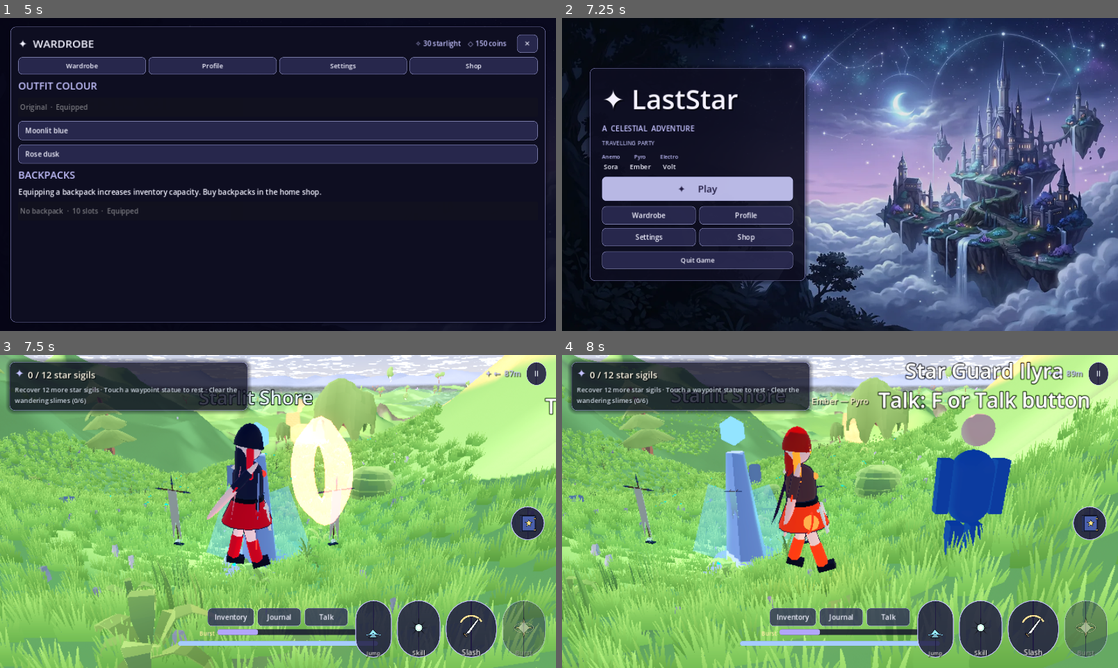
Above: before the commit, frames 1-4 (two rows, left to right).
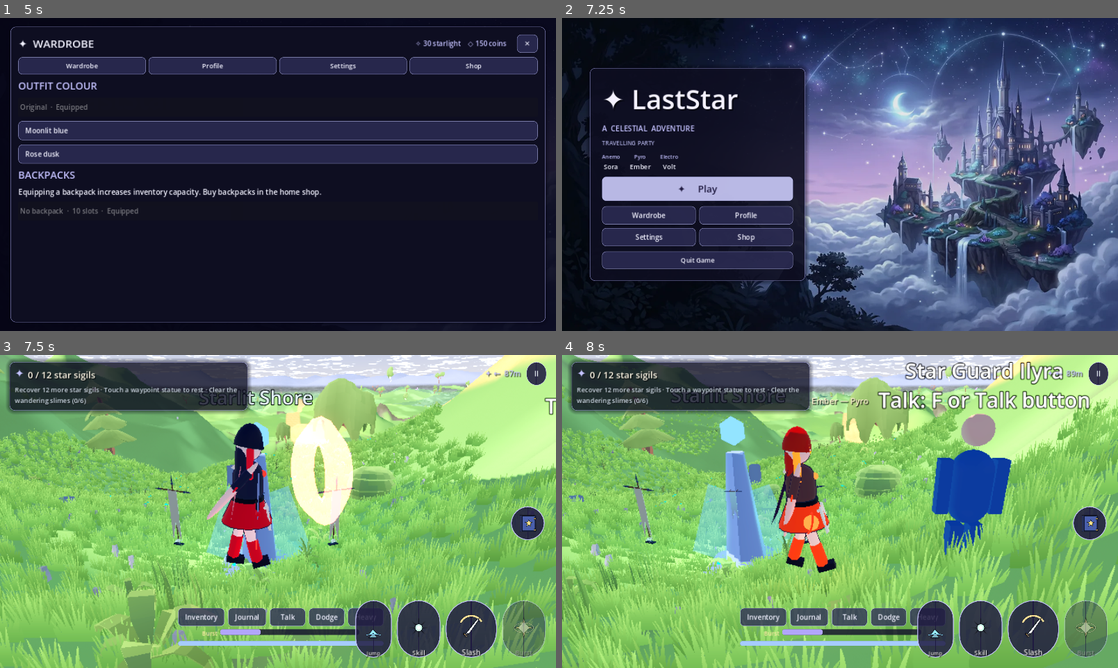
Above: after the commit, the same moments.

Repository: Endiq-jar/LastStar
Game: Godot game, scene res://scenes/main_menu.tscn
Same seed, same stepped clock (60 frames per second), same inputs: the game is played once before the commit and once after it.
Inputs (mouse positions are in pixels of both pictures, inside the frame that each line leads up to):
- Up to frame 1 (5 s): click "Wardrobe" at 0.5 s; click "Profile" at 1.25 s; click "Settings" at 2 s; click "Shop" at 2.75 s; click "✦ Play" at 3.5 s; click "✦ Play" at 4.25 s
- Up to frame 2 (7.25 s): click "✕" at 5 s; tap Enter at 5.75 s; move the mouse to (962, 158) at 5.77 s; press the mouse at (962, 158) at 5.78 s; hold D (move_right) 5.78-6.5 s; tap Space (jump) at 6.02, 6.32, 6.5 s; tap Q (burst) at 6.05 s; release the mouse at (962, 158) at 6.5 s; drag from (728, 190) to (812, 237) at 6.52 s
- Up to frame 3 (7.5 s): tap Enter at 7.25 s; move the mouse to (333, 442) at 7.27 s; hold D (move_right) from 7.28 s (still down); hold F (interact) from 7.28 s (still down); click (333, 442) at 7.42 s
- Up to frame 4 (8 s): keep holding D (move_right); keep holding F (interact); tap T (party_next) at 7.55 s

Frames 1-2 are identical in both runs. In frame 3, 1.0% of the frame differs, in the area x 32-69%, y 80-93%; in frame 4, 1.0%.

Commit message:
Add controller bindings, dodge and heavy combat
Co-authored-by: arena-agent <297053741+arena-agent@users.noreply.github.com>

Diff:
--- a/scripts/adventure_menu.gd
+++ b/scripts/adventure_menu.gd
@@ -16,6 +16,8 @@
 var _selected_item := ""
 var _sort_alphabetical := false
 var _binding_action := ""
+var _close_button: Button
+var _wander_slot := 0
 const ITEM_ICONS := {
 	"Potion": preload("res://icons/items/potion.svg"),
 	"Moonstone": preload("res://icons/items/moonstone.svg"),
@@ -69,6 +71,7 @@
 	UI.button(close)
 	close.pressed.connect(close_menu)
 	bar.add_child(close)
+	_close_button = close
 	var tabs: Array = HOME_TABS if home_mode else GAME_TABS
 	var rows := 1 if home_mode else 2
 	for row_index in range(rows):
@@ -104,6 +107,7 @@
 	if not home_mode:
 		Game.set_paused(true)
 	_refresh()
+	_close_button.grab_focus()
 
 
 func close_menu() -> void:
@@ -375,7 +379,8 @@
 			_slider(bus, value, 0.0, 1.0, _set_bus.bind(bus))
 	_line("CONTROLS", 23, UI.ACCENT)
 	_slider("Camera sensitivity", Game.camera_sensitivity, 0.25, 2.0, Game.set_sensitivity)
-	_line("Select a keyboard action, then press a key. Escape cancels. Touch controls remain available.")
+	_line("Controller: left stick move · right stick look · A jump · B dodge · X attack · Y skill · shoulders sprint/burst · D-pad up talk, down heavy, right switch, left spell 1 · triggers spells 2–3 · stick clicks spells 4–5 · Start pause · Back journal.")
+	_line("Keyboard: 1–5 cast Wander slots. Select an action below, then press a key. Escape cancels. Touch controls remain available.")
 	if _binding_action != "":
 		_line("Press a key for %s (Escape cancels)" % _binding_action.replace("_", " "), 17, UI.ACCENT)
 	for action in Game.REBIND_ACTIONS:
@@ -488,7 +493,24 @@
 	_line("✦  Recover twelve sigils and discover the landmarks of the valley.")
 	_line("Visit Star Guard Ilyra at the starting shore to begin the first playable story quests.")
 	if Game.wander != null:
-		_line("WANDER MASTERY", 18, UI.ACCENT)
+		_line("WANDER MASTERY & EQUIPMENT", 18, UI.ACCENT)
+		var equipped := Game.wander.equipped_at(_wander_slot)
+		var equipped_name: String = str(Game.wander.spell(equipped).get("name", "Empty"))
+		_action("Slot %d: %s · choose another slot" % [_wander_slot + 1, equipped_name], _cycle_wander_slot)
+		_action("Clear this spell slot", _equip_wander.bind(""), equipped != "")
 		for id in Game.wander.CATALOGUE:
 			if Game.wander.known(id):
-				_line("%s · Level %d / 30" % [Game.wander.spell(id)["name"], Game.wander.level_of(id)])
+				_action("%s · Level %d / 30 · equip in slot %d" % [Game.wander.spell(id)["name"], Game.wander.level_of(id), _wander_slot + 1], _equip_wander.bind(id))
+
+
+func _cycle_wander_slot() -> void:
+	_wander_slot = (_wander_slot + 1) % 5
+	_refresh()
+
+
+func _equip_wander(id: String) -> void:
+	if Game.wander != null and Game.wander.set_slot(_wander_slot, id):
+		_status = "Spell slot updated."
+	else:
+		_status = "Unable to equip spell."
+	_refresh()
--- a/scripts/game_state.gd
+++ b/scripts/game_state.gd
@@ -157,7 +157,7 @@
 var wander_slots: Array = []
 var outfit_style := 0
 var camera_sensitivity := 1.0
-const REBIND_ACTIONS := ["move_forward", "move_back", "move_left", "move_right", "jump", "sprint", "skill", "burst", "party_next"]
+const REBIND_ACTIONS := ["move_forward", "move_back", "move_left", "move_right", "jump", "sprint", "skill", "burst", "party_next", "dodge", "heavy_attack"]
 var _default_keys: Dictionary = {}
 var dropped_items: Dictionary = {}
 var next_drop_id := 1
@@ -171,6 +171,7 @@
 func _ready() -> void:
 	process_mode = Node.PROCESS_MODE_ALWAYS
 	load_quality()
+	_setup_game_controls()
 	_setup_settings()
 	reset_run()
 	load_collection()
@@ -636,6 +637,46 @@
 	return item
 
 
+func _setup_game_controls() -> void:
+	# Add defaults without replacing keyboard/mouse bindings from the project.
+	# Runtime setup works on desktop and Android Godot controller mappings.
+	_add_key_default("dodge", KEY_C)
+	_add_key_default("heavy_attack", KEY_R)
+	_add_key_default("journal", KEY_J)
+	for i in range(5):
+		_add_key_default("spell_%d" % (i + 1), KEY_1 + i)
+	var buttons := {
+		"jump": JOY_BUTTON_A, "dodge": JOY_BUTTON_B,
+		"attack": JOY_BUTTON_X, "skill": JOY_BUTTON_Y,
+		"sprint": JOY_BUTTON_LEFT_SHOULDER, "burst": JOY_BUTTON_RIGHT_SHOULDER,
+		"pause": JOY_BUTTON_START, "journal": JOY_BUTTON_BACK,
+		"interact": JOY_BUTTON_DPAD_UP, "party_next": JOY_BUTTON_DPAD_RIGHT,
+		"heavy_attack": JOY_BUTTON_DPAD_DOWN,
+		"spell_1": JOY_BUTTON_DPAD_LEFT,
+		"spell_4": JOY_BUTTON_RIGHT_STICK, "spell_5": JOY_BUTTON_LEFT_STICK,
+	}
+	for action in buttons:
+		var button := InputEventJoypadButton.new()
+		button.button_index = buttons[action]
+		if not InputMap.action_has_event(action, button):
+			InputMap.action_add_event(action, button)
+	for binding in [["move_left", JOY_AXIS_LEFT_X, -1.0], ["move_right", JOY_AXIS_LEFT_X, 1.0], ["move_forward", JOY_AXIS_LEFT_Y, -1.0], ["move_back", JOY_AXIS_LEFT_Y, 1.0], ["spell_2", JOY_AXIS_TRIGGER_RIGHT, 1.0], ["spell_3", JOY_AXIS_TRIGGER_LEFT, 1.0]]:
+		var axis := InputEventJoypadMotion.new()
+		axis.axis = binding[1]
+		axis.axis_value = binding[2]
+		if not InputMap.action_has_event(binding[0], axis):
+			InputMap.action_add_event(binding[0], axis)
+
+
+func _add_key_default(action: String, key: int) -> void:
+	if not InputMap.has_action(action):
+		InputMap.add_action(action, 0.25)
+	var event := InputEventKey.new()
+	event.physical_keycode = key as Key
+	if not InputMap.action_has_event(action, event):
+		InputMap.action_add_event(action, event)
+
+
 func _setup_settings() -> void:
 	for bus in ["Ambience", "SFX"]:
 		if AudioServer.get_bus_index(bus) < 0:
--- a/scripts/hud.gd
+++ b/scripts/hud.gd
@@ -171,7 +171,7 @@
 		var button := Button.new()
 		button.name = entry[0] + "Button"
 		button.text = entry[0]
-		button.custom_minimum_size = Vector2(100, 42)
+		button.custom_minimum_size = Vector2(82, 42)
 		UI.button(button)
 		button.pressed.connect(_open_adventure.bind(entry[1]))
 		navigation.add_child(button)
@@ -179,10 +179,24 @@
 	var talk := Button.new()
 	talk.name = "TalkButton"
 	talk.text = "Talk"
-	talk.custom_minimum_size = Vector2(100, 42)
+	talk.custom_minimum_size = Vector2(82, 42)
 	UI.button(talk)
 	talk.pressed.connect(_talk_to_guard)
 	navigation.add_child(talk)
+	var dodge := Button.new()
+	dodge.name = "DodgeButton"
+	dodge.text = "Dodge"
+	dodge.custom_minimum_size = Vector2(82, 42)
+	UI.button(dodge)
+	dodge.pressed.connect(func(): _emit_action("dodge"))
+	navigation.add_child(dodge)
+	var heavy := Button.new()
+	heavy.name = "HeavyButton"
+	heavy.text = "Heavy"
+	heavy.custom_minimum_size = Vector2(82, 42)
+	UI.button(heavy)
+	heavy.pressed.connect(func(): _emit_action("heavy_attack"))
+	navigation.add_child(heavy)
 
 	var energy_row := HBoxContainer.new()
 	energy_row.add_theme_constant_override("separation", 8)
@@ -302,7 +316,7 @@
 	to_menu.pressed.connect(func(): Game.quit_to_menu())
 	pv.add_child(to_menu)
 	var hint := Label.new()
-	hint.text = "WASD · Shift sprint · Space jump/glide\nLMB attack · E skill · Q burst · T switch"
+	hint.text = "WASD · Shift sprint · Space jump/glide · C dodge\nLMB attack · R heavy · E skill · Q burst · 1–5 spells"
 	hint.horizontal_alignment = HORIZONTAL_ALIGNMENT_CENTER
 	hint.add_theme_font_size_override("font_size", 13)
 	hint.add_theme_color_override("font_color", Color(0.7, 0.8, 0.9, 0.85))
@@ -496,7 +510,7 @@
 		_talk_to_guard()
 		get_viewport().set_input_as_handled()
 		return
-	if event is InputEventKey and event.pressed and not event.echo and event.keycode == KEY_J:
+	if event.is_action_pressed("journal"):
 		if _adventure_menu != null and _adventure_menu.visible:
 			_adventure_menu.call("close_menu")
 		elif not Game.is_paused:
@@ -507,6 +521,12 @@
 		_adventure_menu.call("close_menu")
 		get_viewport().set_input_as_handled()
 		return
+	if not Game.is_paused and not Game.has_won and _spell_wheel != null:
+		for i in range(5):
+			if event.is_action_pressed("spell_%d" % (i + 1)):
+				_spell_wheel.call("_cast_slot", i)
+				get_viewport().set_input_as_handled()
+				return
 	if event is InputEventKey and event.pressed and not event.echo and event.keycode == KEY_F3:
 		_toggle_perf_monitor()
 		get_viewport().set_input_as_handled()
--- a/scripts/player.gd
+++ b/scripts/player.gd
@@ -79,6 +79,9 @@
 ## pinned to this value so she stands ON the ground rather than 3 cm above it.
 const CHARACTER_SOLE_Y := 0.05
 
+var _dodge_time := 0.0
+var _dodge_cooldown := 0.0
+var _dodge_direction := Vector3.ZERO
 var _attack_cd := 0.0
 var _skill_cd := 0.0
 var _attack_combo := 0
@@ -528,6 +531,10 @@
 		Game.next_character()
 	if _is_world_attack_input(event):
 		combat_action("attack")
+	if event.is_action_pressed("dodge"):
+		combat_action("dodge")
+	if event.is_action_pressed("heavy_attack"):
+		combat_action("heavy_attack")
 	if event.is_action_pressed("skill"):
 		combat_action("skill")
 	if event.is_action_pressed("burst"):
@@ -553,6 +560,10 @@
 				velocity.y = -30.0
 			else:
 				_do_attack()
+		"dodge":
+			_dodge()
+		"heavy_attack":
+			_do_attack(true)
 		"skill":
 			_do_skill()
 		"burst":
@@ -563,6 +574,14 @@
 	if Game.is_paused:
 		return
 
+	var controllers := Input.get_connected_joypads()
+	if not controllers.is_empty():
+		var look := Vector2(Input.get_joy_axis(controllers[0], JOY_AXIS_RIGHT_X), Input.get_joy_axis(controllers[0], JOY_AXIS_RIGHT_Y))
+		if look.length() > 0.2:
+			_target_yaw -= look.x * 2.3 * Game.camera_sensitivity * delta
+			_target_pitch = clampf(_target_pitch - look.y * 2.3 * Game.camera_sensitivity * delta, -1.15, 0.62)
+	_dodge_time = maxf(0.0, _dodge_time - delta)
+	_dodge_cooldown = maxf(0.0, _dodge_cooldown - delta)
 	_yaw = lerp_angle(_yaw, _target_yaw, 1.0 - exp(-16.0 * delta))
 	_pitch = lerpf(_pitch, _target_pitch, 1.0 - exp(-16.0 * delta))
 	_pivot.rotation = Vector3(_pitch, _yaw, 0.0)
@@ -657,6 +676,9 @@
 		velocity.x = move_toward(velocity.x, 0.0, drag * delta * speed)
 		velocity.z = move_toward(velocity.z, 0.0, drag * delta * speed)
 
+	if _dodge_time > 0.0:
+		velocity.x = _dodge_direction.x * 13.0
+		velocity.z = _dodge_direction.z * 13.0
 	move_and_slide()
 
 	_guard_world_bounds()
@@ -770,15 +792,36 @@
 		amb.call(method)
 
 
-func _do_attack() -> void:
+func _dodge() -> void:
+	if _dodge_cooldown > 0.0 or Game.stamina < 20.0 or not is_on_floor():
+		return
+	var input_dir := Input.get_vector("move_left", "move_right", "move_forward", "move_back")
+	if Game.touch_active and Game.touch_move.length() > 0.05:
+		input_dir = Game.touch_move
+	_dodge_direction = Basis.from_euler(Vector3(0, _yaw, 0)) * Vector3(input_dir.x, 0.0, input_dir.y)
+	if _dodge_direction.length() < 0.1:
+		_dodge_direction = -get_forward()
+	_dodge_direction = _dodge_direction.normalized()
+	_dodge_time = 0.28
+	_dodge_cooldown = 0.65
+	Game.drain_stamina(20.0)
+	_stamina_regen_hold = 0.8
+	FX.dust_puff(get_parent(), global_position, Color(0.85, 0.9, 1.0, 0.5))
+
+
+func _do_attack(heavy: bool = false) -> void:
 	if _attack_cd > 0.0 or Game.is_paused:
 		return
-	_attack_cd = 0.42
+	if heavy and Game.stamina < 15.0:
+		return
+	if heavy:
+		Game.drain_stamina(15.0)
+	_attack_cd = 0.85 if heavy else 0.42
 	_attack_combo = (_attack_combo + 1) % 3
 	_combo_reset = 1.1
 
 	var data: Dictionary = Game.character()
-	var power: float = float(data["attack"]) * (1.25 if _attack_combo == 2 else 1.0)
+	var power: float = Game.attack_power() * (2.0 if heavy else (1.25 if _attack_combo == 2 else 1.0))
 	var forward := get_forward()
 	var hit_center: Vector3 = global_position + forward * 1.45 + Vector3(0, 0.95, 0)
 
@@ -930,6 +973,9 @@
 
 
 func take_damage(amount: float, from: Vector3) -> void:
+	if _dodge_time > 0.0:
+		Game.toast.emit("Dodged!")
+		return
 	Game.damage(amount)
 	FX.hit_flash(get_parent(), global_position + Vector3(0, 1.0, 0), Color(1, 0.35, 0.3))
 	var push := (global_position - from)
--- a/tests/render_probe.gd
+++ b/tests/render_probe.gd
@@ -674,6 +674,34 @@
 	Game.save_collection()
 	Game.sigils_changed.emit(Game.sigils_collected, Game.TOTAL_SIGILS)
 	Game.call("_refresh_quest")
+
+	# Verify registered controller events, heavy-attack cost, and dodge i-frames.
+	var mapped := true
+	for pair in [["attack", JOY_BUTTON_X], ["dodge", JOY_BUTTON_B], ["jump", JOY_BUTTON_A], ["journal", JOY_BUTTON_BACK]]:
+		var button := InputEventJoypadButton.new()
+		button.button_index = pair[1]
+		button.pressed = true
+		if not button.is_action(pair[0]):
+			mapped = false
+	var combat_player := world.get_node_or_null("Player")
+	var combat_ok := combat_player != null
+	if combat_player != null:
+		var hp_before := Game.current_hp()
+		var stamina_before := Game.stamina
+		var shield_before := Game.shield_points
+		Game.shield_points = 0.0
+		Game.stamina = Game.MAX_STAMINA
+		combat_player.set("_dodge_time", 0.2)
+		combat_player.call("take_damage", 25.0, Vector3.ZERO)
+		combat_ok = is_equal_approx(Game.current_hp(), hp_before)
+		combat_player.set("_dodge_time", 0.0)
+		combat_player.set("_attack_cd", 0.0)
+		combat_player.call("_do_attack", true)
+		combat_ok = combat_ok and is_equal_approx(Game.stamina, Game.MAX_STAMINA - 15.0)
+		combat_player.set("_attack_cd", 0.0)
+		Game.stamina = stamina_before
+		Game.shield_points = shield_before
+	_log("INFO" if mapped and combat_ok else "FAIL", "controller mappings=%s heavy attack and dodge=%s" % [str(mapped), str(combat_ok)])
 
 	# --- pixel checks -----------------------------------------------------
 	# A headless run has no framebuffer, so this only reports on a real device /
